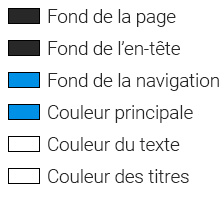
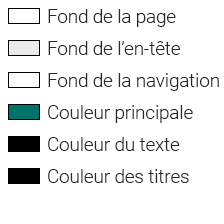
Before/after of a 224px x 224px layered artwork. What changed in the layer stack:
pixels changed over (9, 9, 39, 183) (layer not identified)
